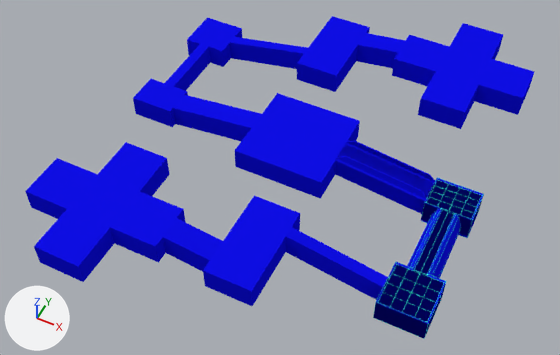
What one commit did to the Blender file My Projects/main/game/content/xa/notc/mis/eth3/shapes/map/shape.blend.
Before and after are seen from a camera (50 mm lens) standing at (313.0, -682.0, 1123.0) and looking at (-7.0, -41.0, 322.0). The lights are fixed; the arrows at lower left show +X, +Y and +Z. Objects named as collision shapes, trigger or cutter boxes, shadow casters or lower levels of detail are left out.
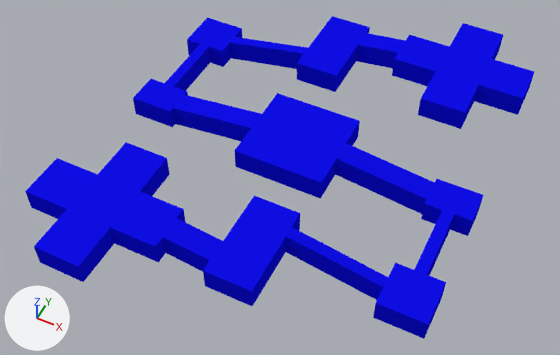
Where the newer file only moved an object's origin or applied its transform, the numbers keep the older frame.

Boxes (x1, y1, x2, y2) around the edits, measured in the pictures (560 x 355 px):
'Export_struct6_a', hidden (blue)
    before: (335, 141, 435, 202)
'Export_struct4_a', hidden (blue)
    before: (407, 209, 461, 278)
'Export_struct1_a', hidden (blue)
    before: (374, 262, 446, 337)
'Export_struct5_a', hidden (blue)
    before: (421, 178, 484, 238)
'Export_struct1_b', hidden
    before: (373, 261, 447, 339)
'Export_struct4_b', hidden
    before: (410, 208, 461, 278)
'Export_struct5_b', hidden
    before: (421, 178, 484, 238)
'Cube.004', unchanged, uncovered by the edit
    before: (422, 180, 481, 235)
    after: (421, 179, 483, 236)

What changed in the scene script:
```text
Change ob_export_struct6_a:
    add ob_export_struct6_a.hide_set(True)  # its collection is switched off
Change ob_export_struct4_b:
    ob_export_struct4_b.location: (256.0, -38.4, 322.0) -> (256.0, -38.4, 290.0)
    add ob_export_struct4_b.hide_set(True)  # its collection is switched off
Change ob_export_struct5_b:
    add ob_export_struct5_b.hide_set(True)  # its collection is switched off
Change ob_export_struct5_a:
    add ob_export_struct5_a.hide_set(True)  # its collection is switched off
Change ob_export_struct1_b:
    add ob_export_struct1_b.hide_set(True)  # its collection is switched off
Change ob_export_struct4_a:
    ob_export_struct4_a.location: (256.0, -38.4, 322.0) -> (256.0, -38.4, 290.0)
    add ob_export_struct4_a.hide_set(True)  # its collection is switched off
Change ob_export_struct1_a:
    add ob_export_struct1_a.hide_set(True)  # its collection is switched off
```
